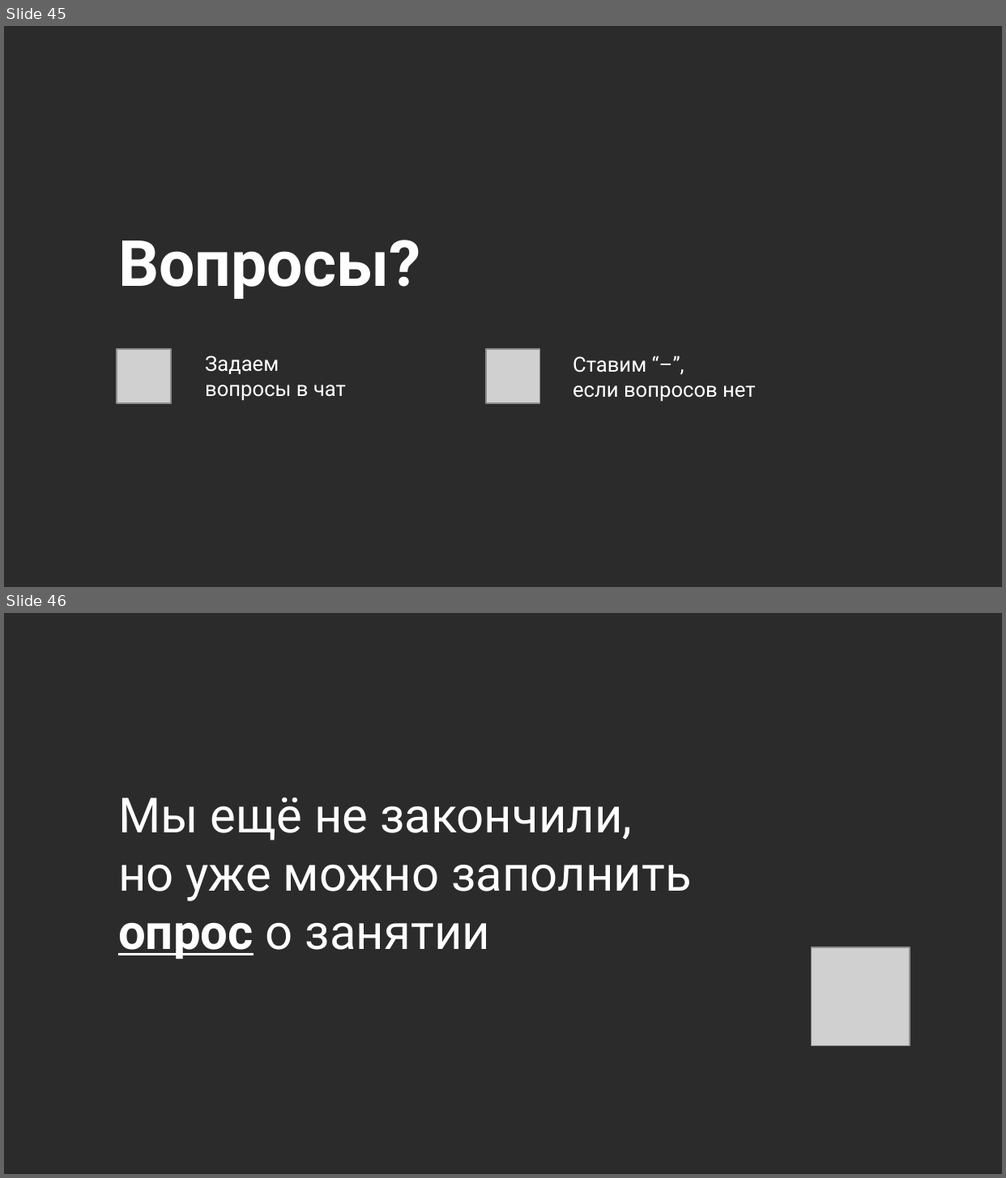
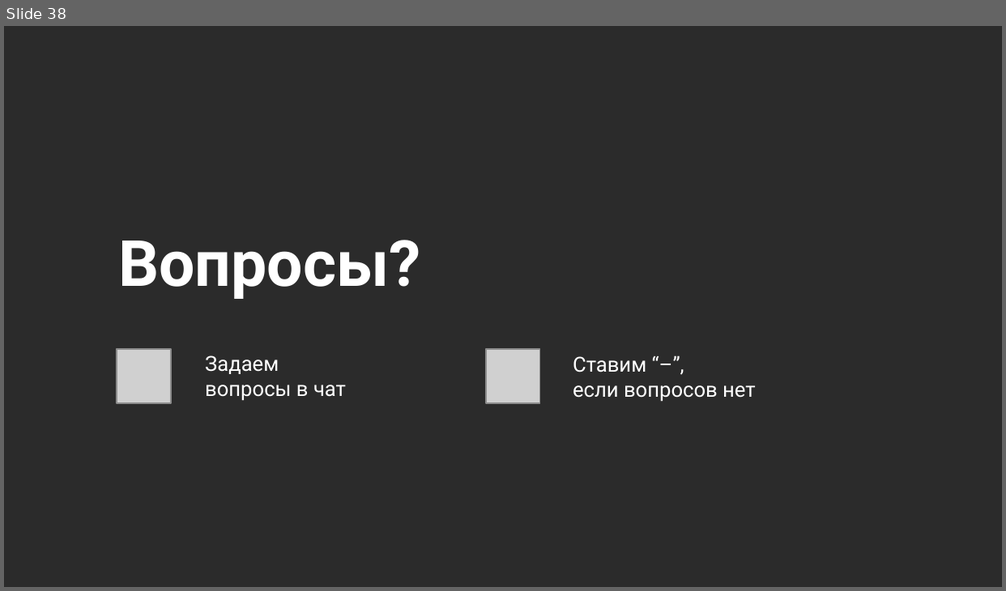
Before and after one commit to NilovPavel/LessonsLinq, a slide deck: LinqOperators.pptx. Shown one above the other, each under a label of ours: slides 45 and 46 before the commit, slide 38 after it. The pictures are 1006x1178 and 1006x591 pixels, drawn with LibreOffice and Linux fonts; fonts in the diff are those of the drawing; grey boxes stand for pictures; background and template pictures are left out; a plain dark background stands for a picture behind light text. Boxes give left, top, right and bottom in pixels: in the first picture for what was removed or moved away, otherwise in the second. Text is boxed around its words. In the diff, an @@ line names an element or a change of style, - is before the commit and + after.

```diff
--- a/LinqOperators.pptx
+++ b/LinqOperators.pptx
@@ slide 46 removed at box(4, 613, 1002, 1174), background picture (left out) @@
@@ title removed at box(118, 798, 691, 959) @@
-Мы ещё не закончили,
-но уже можно заполнить
-опрос о занятии
@@ picture removed at box(812, 948, 910, 1046) @@
@@ what was slide 45 is now slide 38 @@
```
Also in this commit, not shown: 6 slides changed, 1 slide added, 23 other slides removed, 2 other files.
